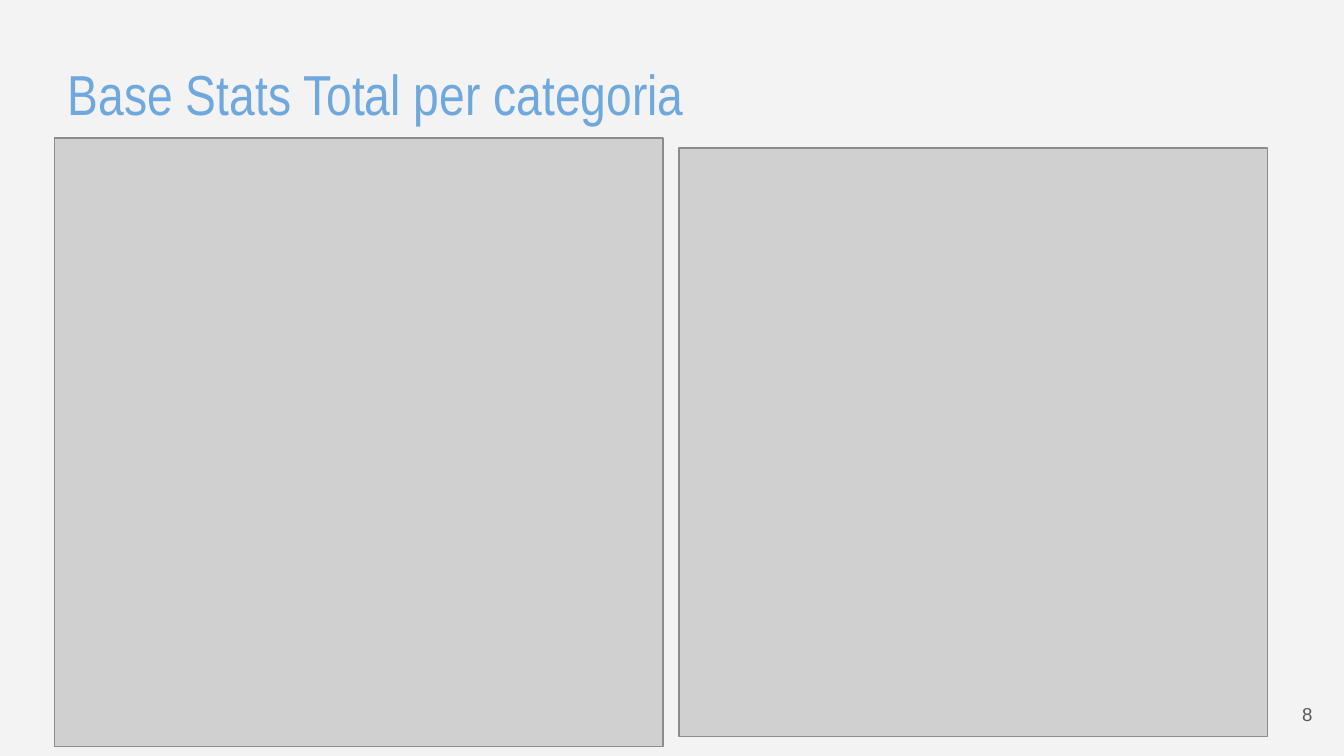
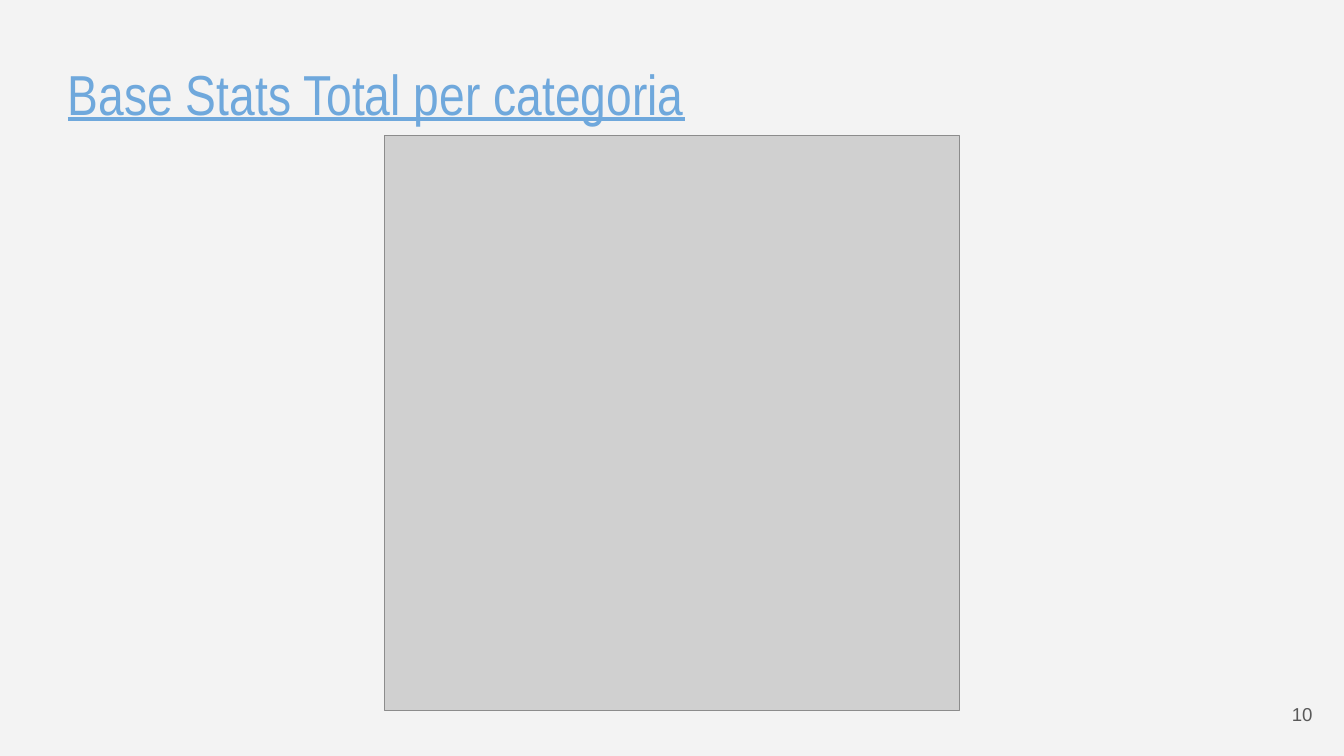
Before and after one commit to Mantotheale/PokemonScientificVisualization, a slide deck: slide 11 of Pokemon - Visualizzazione Scientifica.pptx (slide 8 before the commit). Drawn at 1344x756 pixels with LibreOffice and Linux fonts; fonts in the diff are those of the drawing; grey boxes stand for pictures. Boxes give left, top, right and bottom in pixels: in the first picture for what was removed or moved away, otherwise in the second. Text is boxed around its words. In the diff, an @@ line names an element or a change of style, - is before the commit and + after.

```diff
--- a/Pokemon - Visualizzazione Scientifica.pptx
+++ b/Pokemon - Visualizzazione Scientifica.pptx
@@ title "Base Stats Total per categoria" at bbox=[68, 74, 683, 125]: underline on @@
@@ picture removed at bbox=[54, 138, 663, 747] @@
@@ picture added at bbox=[384, 136, 960, 711] @@
@@ picture removed at bbox=[679, 148, 1267, 737] @@
@@ text at bbox=[1292, 708, 1313, 721]: text changed @@
-8
+10
```
Also in this commit, not shown: 15 other slides changed, 5 slides added, 1 slide removed, 1 other file.
